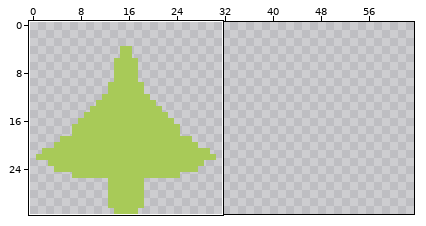
Two states of a pixel-art file, src/assets/sprites/enemyA.ase. The first picture is a wide view before the edit; the outline marks the close-up.
Close-up. Earlier state:
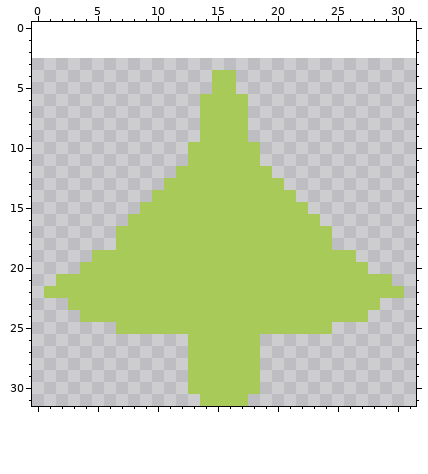
32x32 pixels, 1 frame. Shown: x 0..31, y 0..31. The old version is drawn lined up with the new one, on the new canvas. The commit also changed other parts of the picture, which this record leaves out.
The same view after the edit:
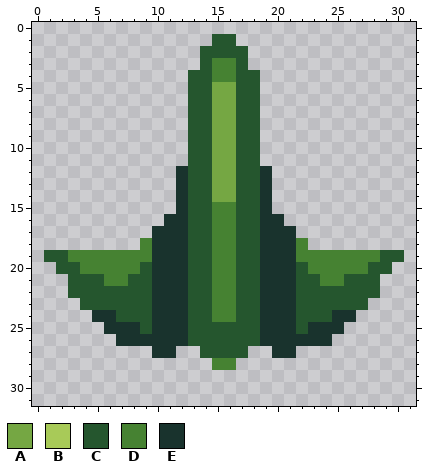
Palette (. is transparent): A #75a743  B #a8ca58  C #25562e  D #468232  E #19332d
From old to new:
canvas 32x32 -> 64x32, the old top-left corner now at 0,3 (the part of the old canvas that was cut away was empty and is not shown)
Changed rows in their new state; - is an unchanged pixel.
first column x 1:
 1 --------------CC--------------
 2 -------------CCCC-------------
 3 -------------CDDC-------------
 4 ------------CCDDCC------------
 5 ------------CCAACC------------
 6 ------------CCAACC------------
 7 ------------CCAACC------------
 8 ------------CCAACC------------
 9 ------------CCAACC------------
10 ------------CCAACC------------
11 ------------CCAACC------------
12 -----------ECCAACCE-----------
13 ----------.ECCAACCE.----------
14 ---------..ECCAACCE..---------
15 --------...ECCDDCCE...--------
16 -------...EECCDDCCEE...-------
17 ------...EEECCDDCCEEE...------
18 ------..DEEECCDDCCEEED..------
19 CCDDDDDDDEEECCDDCCEEEDDDDDDDCC
20 -CCDDDDDCEEECCDDCCEEECDDDDDCC-
21 -.CCCDDCCEEECCDDCCEEECCDDCCC.-
22 ..CCCCCCCEEECCDDCCEEECCCCCCC..
23 --.CCCCCCEEECCDDCCEEECCCCCC.--
24 ---.EECCCEEECCDDCCEEECCCEE.---
25 -----EEECEEECCCCCCEEECEEE-----
26 ------EEEEEECCCCCCEEEEEE------
27 ---------EE-.CCCC.-EE---------
28 ------------..DD..------------
29 ------------......------------
30 ------------......------------
31 -------------....-------------
